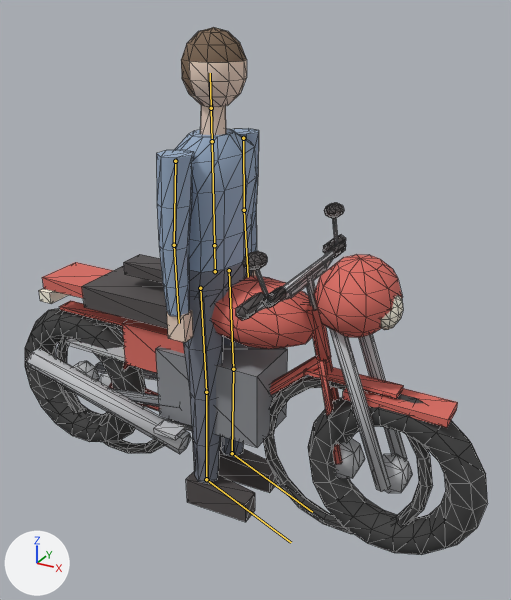
One commit to the glTF model public/figures.glb: the scene before it, then after it.
Both versions are drawn from a camera (50 mm lens) standing at (1.29, -2.03, 1.9) and looking at (0.13, 0.06, 0.85). Arrows for +X, +Y and +Z are at lower left; the lights stay in place. The picture after the commit comes second. The bones that bend it are drawn over the model as lines. Mesh edges are drawn as thin lines.

The first picture shows 'Bike', 'Figure', 'Moto'.
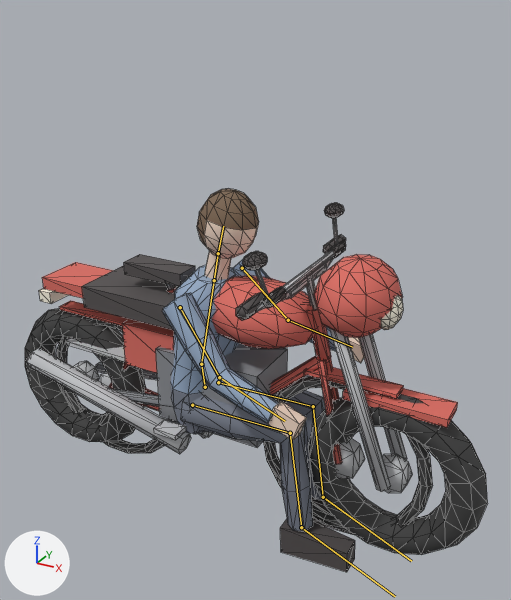
The newer file adds an action. The first version stands in its rest pose; the second is drawn at frame 12 of the action 'getin'.

Location of each change, [x1, y1, x2, y2] in pixels of the pictures (511 x 600 px):
```json
{"object": "Figure", "change": "posed", "before": [156, 27, 278, 522], "after": [162, 189, 364, 572], "on screen": "65% wider, 23% shorter"}
{"bone": "hips", "before": "(215, 271) to (214, 245)", "after": "(205, 387) to (201, 364)"}
{"bone": "spine", "before": "(214, 245) to (212, 141)", "after": "(201, 364) to (214, 280)"}
{"bone": "head", "before": "(211, 108) to (210, 73)", "after": "(218, 253) to (223, 226)"}
{"bone": "upper_arm.L", "before": "(243, 138) to (244, 210)", "after": "(242, 268) to (288, 320)"}
{"bone": "forearm.L", "before": "(244, 210) to (248, 277)", "after": "(288, 320) to (352, 347)"}
{"bone": "upper_arm.R", "before": "(175, 161) to (174, 245)", "after": "(180, 307) to (219, 377)"}
{"bone": "forearm.R", "before": "(174, 245) to (179, 323)", "after": "(219, 377) to (285, 421)"}
{"bone": "thigh.L", "before": "(229, 270) to (233, 369)", "after": "(218, 382) to (313, 406)"}
{"bone": "shin.L", "before": "(233, 369) to (232, 453)", "after": "(313, 406) to (323, 497)"}
{"bone": "foot.L", "before": "(232, 453) to (312, 512)", "after": "(323, 497) to (411, 561)"}
{"bone": "thigh.R", "before": "(200, 288) to (206, 392)", "after": "(192, 405) to (290, 433)"}
{"bone": "shin.R", "before": "(206, 392) to (206, 479)", "after": "(290, 433) to (301, 527)"}
{"bone": "foot.R", "before": "(206, 479) to (291, 542)", "after": "(301, 527) to (395, 596)"}
```

Scene script edits in JSON lines:
```json
{"block": "bone_hips", "where": "bone_hips = bpy.data.objects['Rig'].pose.bones['hips']"}
{"op": "set", "path": "bone_hips.location", "old": "(0.0, 0.0, 0.0)", "new": "(-0.06, -0.5, 0.0)"}
{"op": "set", "path": "bone_hips.rotation_quaternion", "old": "(1.0, 0.0, 0.0, 0.0)", "new": "(0.998, 0.0, 0.0, 0.06)", "note": "degrees (0, 0, 0) -> degrees (0, 0, 7)"}
{"block": "bone_spine", "where": "bone_spine = bpy.data.objects['Rig'].pose.bones['spine']  # child of 'hips'"}
{"op": "set", "path": "bone_spine.rotation_quaternion", "old": "(1.0, 0.0, 0.0, 0.0)", "new": "(0.989, 0.0, 0.0, -0.149)", "note": "degrees (0, 0, 0) -> degrees (0, 0, -17)"}
{"block": "bone_head", "where": "bone_head = bpy.data.objects['Rig'].pose.bones['head']  # child of 'neck'"}
{"op": "set", "path": "bone_head.rotation_quaternion", "old": "(1.0, 0.0, 0.0, 0.0)", "new": "(1.0, 0.0, 0.0, -0.025)", "note": "degrees (0, 0, 0) -> degrees (0, 0, -3)"}
{"block": "bone_upper_arm_l", "where": "bone_upper_arm_l = bpy.data.objects['Rig'].pose.bones['upper_arm.L']  # child of 'spine'"}
{"op": "set", "path": "bone_upper_arm_l.rotation_quaternion", "old": "(1.0, 0.0, 0.0, 0.0)", "new": "(0.888, 0.027, -0.053, -0.456)", "note": "degrees (0, 0, 0) -> degrees (6, -4, -55)"}
{"block": "bone_forearm_l", "where": "bone_forearm_l = bpy.data.objects['Rig'].pose.bones['forearm.L']  # child of 'upper_arm.L'"}
{"op": "set", "path": "bone_forearm_l.rotation_quaternion", "old": "(1.0, 0.0, 0.0, 0.0)", "new": "(0.969, 0.01, -0.008, -0.247)", "note": "degrees (0, 0, 0) -> degrees (1, -1, -29)"}
{"block": "bone_upper_arm_r", "where": "bone_upper_arm_r = bpy.data.objects['Rig'].pose.bones['upper_arm.R']  # child of 'spine'"}
{"op": "set", "path": "bone_upper_arm_r.rotation_quaternion", "old": "(1.0, 0.0, 0.0, 0.0)", "new": "(0.888, -0.06, 0.053, -0.453)", "note": "degrees (0, 0, 0) -> degrees (-9, 2, -54)"}
{"block": "bone_forearm_r", "where": "bone_forearm_r = bpy.data.objects['Rig'].pose.bones['forearm.R']  # child of 'upper_arm.R'"}
{"op": "set", "path": "bone_forearm_r.rotation_quaternion", "old": "(1.0, 0.0, 0.0, 0.0)", "new": "(0.969, 0.01, 0.008, -0.247)", "note": "degrees (0, 0, 0) -> degrees (1, 1, -29)"}
{"block": "bone_thigh_l", "where": "bone_thigh_l = bpy.data.objects['Rig'].pose.bones['thigh.L']  # child of 'hips'"}
{"op": "set", "path": "bone_thigh_l.rotation_quaternion", "old": "(1.0, 0.0, 0.0, 0.0)", "new": "(0.748, 0.019, -0.005, -0.663)", "note": "degrees (0, 0, 0) -> degrees (2, 1, -83)"}
{"block": "bone_shin_l", "where": "bone_shin_l = bpy.data.objects['Rig'].pose.bones['shin.L']  # child of 'thigh.L'"}
{"op": "set", "path": "bone_shin_l.rotation_quaternion", "old": "(1.0, 0.0, 0.0, 0.0)", "new": "(0.765, 0.019, 0.0, 0.644)", "note": "degrees (0, 0, 0) -> degrees (2, -1, 80)"}
{"block": "bone_foot_l", "where": "bone_foot_l = bpy.data.objects['Rig'].pose.bones['foot.L']  # child of 'shin.L'"}
{"op": "set", "path": "bone_foot_l.rotation_quaternion", "old": "(1.0, 0.0, 0.0, 0.0)", "new": "(0.996, -0.079, 0.0, 0.032)", "note": "degrees (0, 0, 0) -> degrees (-9, 0, 4)"}
{"block": "bone_thigh_r", "where": "bone_thigh_r = bpy.data.objects['Rig'].pose.bones['thigh.R']  # child of 'hips'"}
{"op": "set", "path": "bone_thigh_r.rotation_quaternion", "old": "(1.0, 0.0, 0.0, 0.0)", "new": "(0.748, 0.019, 0.005, -0.663)", "note": "degrees (0, 0, 0) -> degrees (1, 2, -83)"}
{"block": "bone_shin_r", "where": "bone_shin_r = bpy.data.objects['Rig'].pose.bones['shin.R']  # child of 'thigh.R'"}
{"op": "set", "path": "bone_shin_r.rotation_quaternion", "old": "(1.0, 0.0, 0.0, 0.0)", "new": "(0.765, 0.019, 0.0, 0.644)", "note": "degrees (0, 0, 0) -> degrees (2, -1, 80)"}
{"block": "bone_foot_r", "where": "bone_foot_r = bpy.data.objects['Rig'].pose.bones['foot.R']  # child of 'shin.R'"}
{"op": "set", "path": "bone_foot_r.rotation_quaternion", "old": "(1.0, 0.0, 0.0, 0.0)", "new": "(0.996, -0.079, 0.0, 0.032)", "note": "degrees (0, 0, 0) -> degrees (-9, 0, 4)"}
```
